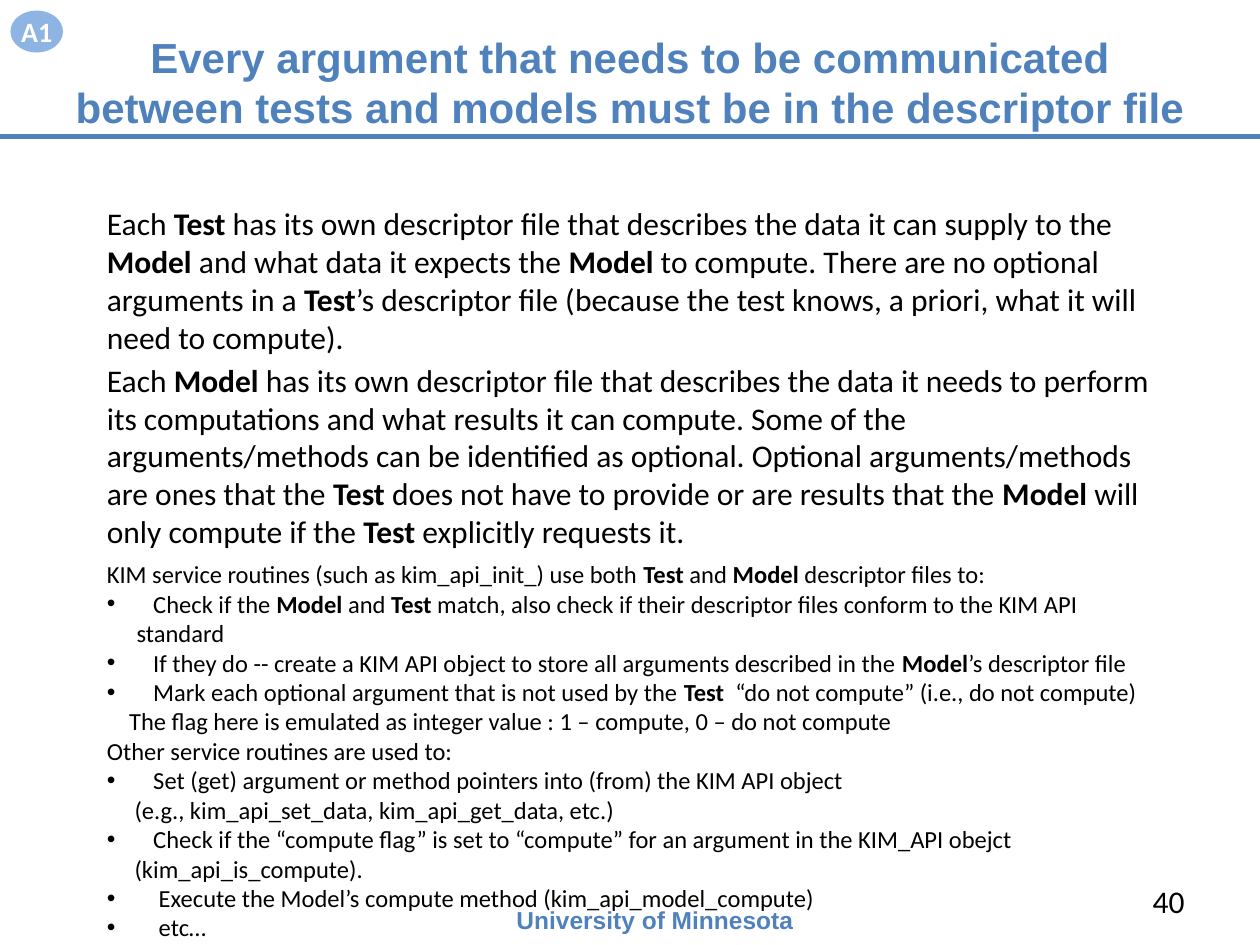
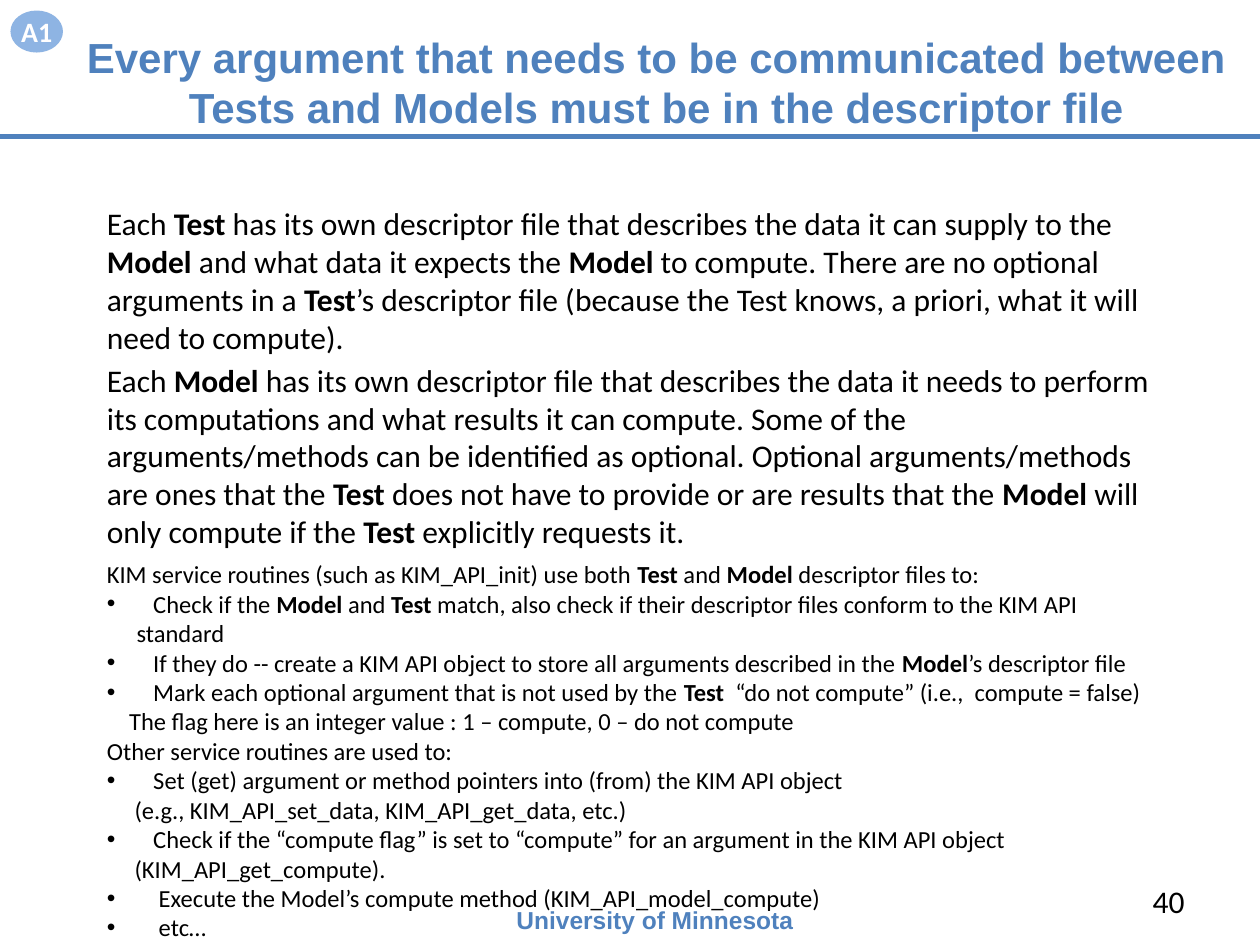
Before and after one commit to openkim/kim-api, a slide deck: slide 40 of DOCs/openkim-api-introduction.pptx. Drawn at 1260x945 pixels with LibreOffice and Linux fonts; fonts in the diff are those of the drawing. Boxes give left, top, right and bottom in pixels: in the first picture for what was removed or moved away, otherwise in the second. Text is boxed around its words. In the diff, an @@ line names an element or a change of style, - is before the commit and + after.

```diff
--- a/DOCs/openkim-api-introduction.pptx
+++ b/DOCs/openkim-api-introduction.pptx
@@ title at (x1=87, y1=42, x2=1225, y2=132): text changed @@
-Every argument that needs to be communicated between tests and models must be in the descriptor file
+Every argument that needs to be communicated between Tests and Models must be in the descriptor file
@@ text at (x1=107, y1=213, x2=1138, y2=354): text changed @@
-Each Test has its own descriptor file that describes the data it can supply to the Model and what data it expects the Model to compute. There are no optional arguments in a Test’s descriptor file (because the test knows, a priori, what it will need to compute).
+Each Test has its own descriptor file that describes the data it can supply to the Model and what data it expects the Model to compute. There are no optional arguments in a Test’s descriptor file (because the Test knows, a priori, what it will need to compute).
@@ text at (x1=107, y1=565, x2=978, y2=587): text changed @@
-KIM service routines (such as kim_api_init_) use both Test and Model descriptor files to:
+KIM service routines (such as KIM_API_init) use both Test and Model descriptor files to:
@@ text at (x1=129, y1=683, x2=1141, y2=735): text changed @@
-• Mark each optional argument that is not used by the Test “do not compute” (i.e., do not compute)
-The flag here is emulated as integer value : 1 – compute, 0 – do not compute
+• Mark each optional argument that is not used by the Test “do not compute” (i.e., compute = false)
+The flag here is an integer value : 1 – compute, 0 – do not compute
@@ text at (x1=135, y1=801, x2=1004, y2=913): text changed @@
-(e.g., kim_api_set_data, kim_api_get_data, etc.)
-• Check if the “compute flag” is set to “compute” for an argument in the KIM_API obejct
-(kim_api_is_compute).
-• Execute the Model’s compute method (kim_api_model_compute)
+(e.g., KIM_API_set_data, KIM_API_get_data, etc.)
+• Check if the “compute flag” is set to “compute” for an argument in the KIM API object
+(KIM_API_get_compute).
+• Execute the Model’s compute method (KIM_API_model_compute)
```
Also in this commit, not shown: 24 other slides changed, 1 other file.
